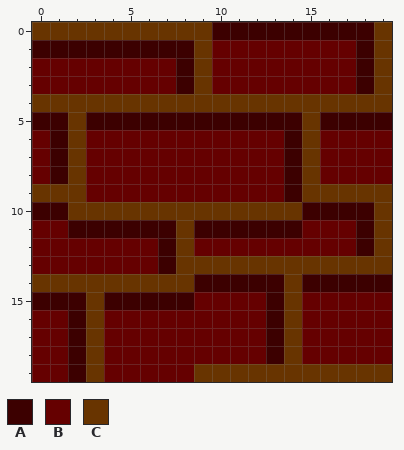
Pixel-art sprite: data/images/tile-bricks.png. Above, as it was before the edit.
The file is 20x20 pixels. Colours within 5 levels of each other are drawn and written as one.
Palette (. is transparent): A #3c0000  B #650000  C #683400
Pixels before, first column x 0:
 0 CCCCCCCCCCAAAAAAAAAC
 1 AAAAAAAAACBBBBBBBBAC
 2 BBBBBBBBACBBBBBBBBAC
 3 BBBBBBBBACBBBBBBBBAC
 4 CCCCCCCCCCCCCCCCCCCC
 5 AACAAAAAAAAAAAACAAAA
 6 BACBBBBBBBBBBBACBBBB
 7 BACBBBBBBBBBBBACBBBB
 8 BACBBBBBBBBBBBACBBBB
 9 CCCBBBBBBBBBBBACCCCC
10 AACCCCCCCCCCCCCAAAAC
11 BBAAAAAACAAAAAABBBAC
12 BBBBBBBACBBBBBBBBBAC
13 BBBBBBBACCCCCCCCCCCC
14 CCCCCCCCCAAAAACAAAAA
15 AAACAAAAABBBBACBBBBB
16 BBACBBBBBBBBBACBBBBB
17 BBACBBBBBBBBBACBBBBB
18 BBACBBBBBBBBBACBBBBB
19 BBACBBBBBCCCCCCCCCCC
The result:
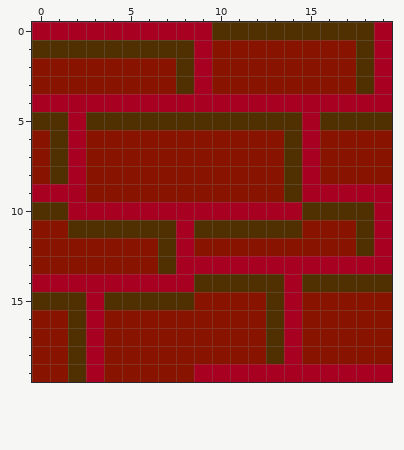
Diff:
Colour A changes from #3c0000 to #503000.
Colour B changes from #650000 to #881400.
Colour C changes from #683400 to #a80020.
Pixel boxes of the changes (left, top, right, bottom) in both pictures:
changed: (32, 22, 392, 382)
